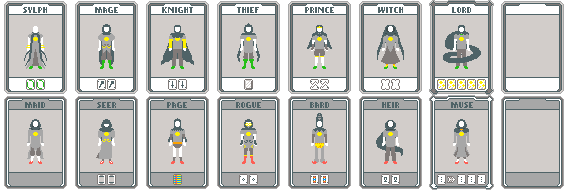
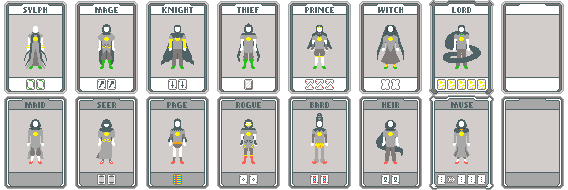
Revision of a layered 568×190 image; what changed, layer by layer:
painted on "Background" over [305, 79, 334, 90]
